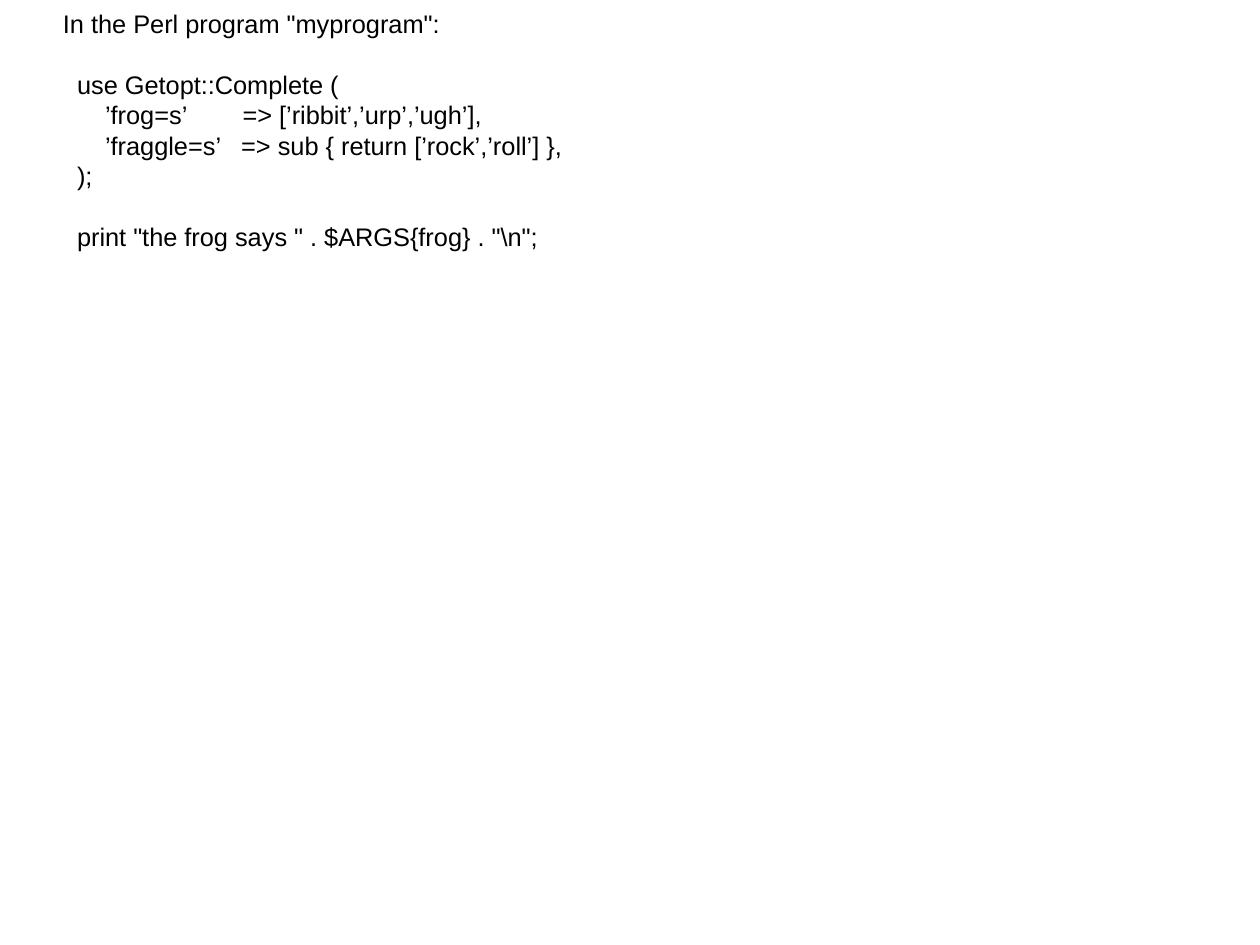
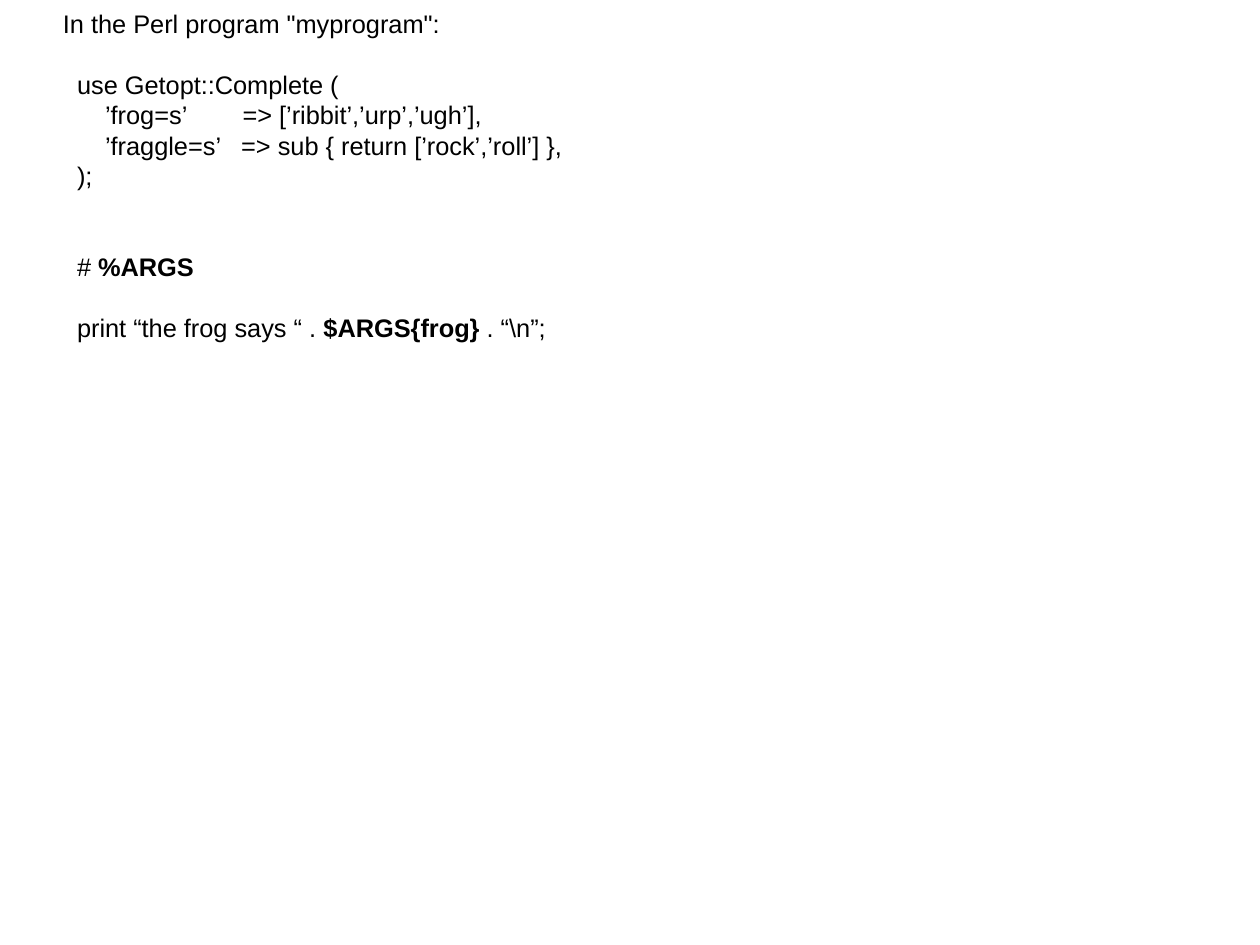
Before and after one commit to ssmith-wustl/Getopt-Complete, a slide deck: slide 31 of doc/getopt-complete.odp (slide 12 before the commit). Drawn at 1260x945 pixels with LibreOffice and Linux fonts; fonts in the diff are those of the drawing. Boxes give left, top, right and bottom in pixels: in the first picture for what was removed or moved away, otherwise in the second. Text is boxed around its words. In the diff, an @@ line names an element or a change of style, - is before the commit and + after.

```diff
--- a/doc/getopt-complete.odp
+++ b/doc/getopt-complete.odp
@@ subtitle at (x1=77, y1=258, x2=546, y2=343): text changed @@
-print "the frog says " . $ARGS{frog} . "\n";
+# %ARGS
+print “the frog says “ . $ARGS{frog} . “\n”;
```
Also in this commit, not shown: 15 other slides changed, 9 slides added, 1 other file.
